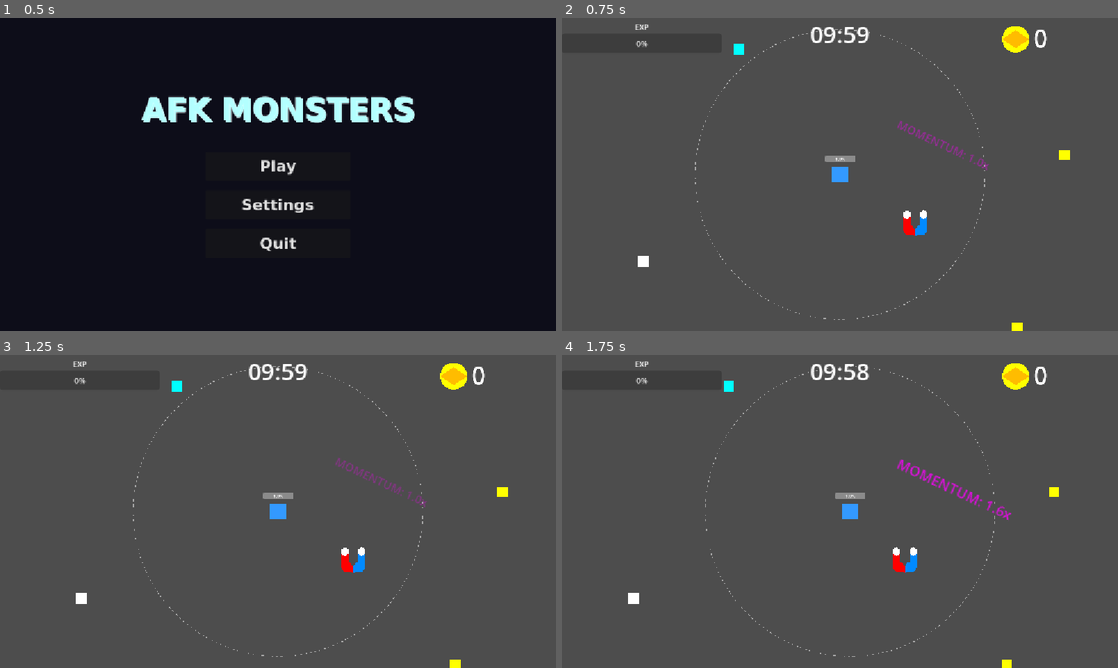
Above: before the commit, frames 1-4 (two rows, left to right).
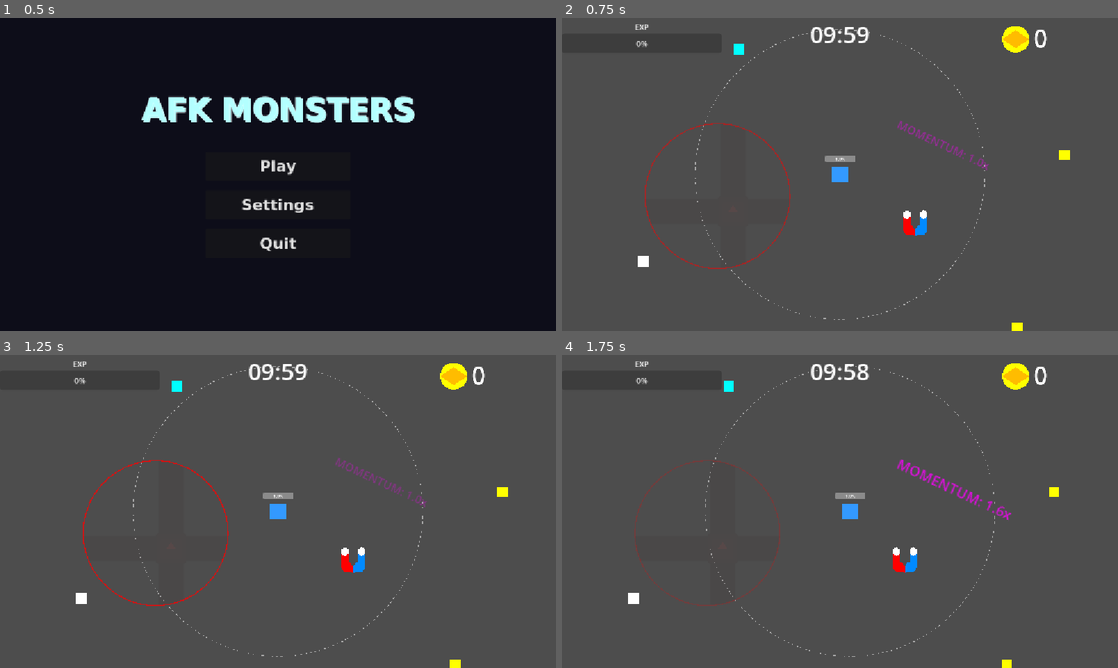
Above: after the commit, the same moments.

Repository: MusTea200/AFKMonsters
Game: Godot game, scene res://MainMenu.tscn
Two runs of this game, one before a commit and one after it. Both use one fixed random seed, a clock stepped at 60 frames per second and the inputs below. The engine's default icon, where the game draws it, is replaced by a stand-in: a white triangle on a blue panel in a dark square.
Inputs (mouse positions are in pixels of both pictures, inside the frame that each line leads up to):
- Up to frame 1 (0.5 s): no input
- Up to frame 2 (0.75 s): click "Play" at 0.5 s
- Up to frame 3 (1.25 s): no input
- Up to frame 4 (1.75 s): tap Enter at 1.25 s; move the mouse to (962, 495) at 1.27 s; hold Right (ui_right) from 1.28 s (still down); tap E at 1.35 s; click (962, 495) at 1.42 s; tap Space at 1.52 s

Frame 1 is identical in both runs. In frame 2, 0.3% of the frame differs, in the area x 14-42%, y 33-81%; in frame 3, 0.3%; in frame 4, 0.3%, in the area x 13-40%, y 33-81%.
Error before the commit: Parse Error: Could not preload resource script "res://Redzone.gd". (res://Enemy.gd:21)

Commit message:
feat: implement missing PoisonPool dot mechanics and integrate with Hexagon enemy
Co-authored-by: MusTea200 <172600404+MusTea200@users.noreply.github.com>

Diff:
--- a/godot_project/Enemy.gd
+++ b/godot_project/Enemy.gd
@@ -18,7 +18,7 @@
 var knockback_decay: float = 10.0
 var audio_player: AudioStreamPlayer2D
 var is_boss: bool = false
-var poison_pool_scene = preload("res://Redzone.gd")
+var poison_pool_scene = preload("res://PoisonPool.tscn")
 var poison_timer: float = 0.0
 enum EnemyType { CIRCLE, TRIANGLE_RANGED, SQUARE_GHOST, PENTAGON_TANK, HEXAGON_POISON, OCTAGON_GRAVITY }
 var type: EnemyType = EnemyType.CIRCLE
@@ -111,7 +111,6 @@
 					if poison_pool_scene:
 						var pool = poison_pool_scene.instantiate()
 						pool.global_position = global_position
-						pool.scale = Vector2(0.5, 0.5) # Smaller than normal redzone
 						get_tree().current_scene.add_child(pool)
 			EnemyType.OCTAGON_GRAVITY:
 				movement = dir * move_speed * 0.8 * delta
--- /dev/null
+++ b/godot_project/PoisonPool.gd
@@ -0,0 +1,46 @@
+extends Area2D
+
+var player: Node2D
+var dot_timer: float = 0.0
+var damage_per_tick: float = 5.0
+var visual: Polygon2D
+
+func _ready() -> void:
+	# Siber Neon Yeşili Polygon2D Görseli
+	visual = Polygon2D.new()
+	var points = PackedVector2Array()
+	var radius = 40.0
+	for i in range(32):
+		var angle = (i / 32.0) * TAU
+		points.append(Vector2(cos(angle), sin(angle)) * radius)
+	visual.polygon = points
+	visual.color = Color(0.2, 1.0, 0.2, 0.6) # Neon green
+	add_child(visual)
+
+	body_entered.connect(_on_body_entered)
+	body_exited.connect(_on_body_exited)
+
+	# 3 Saniyelik Ömür (Fade Out & Die)
+	var tween = create_tween()
+	tween.tween_property(self, "modulate:a", 0.0, 3.0)
+	tween.tween_callback(self.queue_free)
+
+func _process(delta: float) -> void:
+	if is_instance_valid(player):
+		dot_timer += delta
+		if dot_timer >= 1.0: # Her 1 saniyede bir vur
+			dot_timer = 0.0
+			if player.has_method("take_damage"):
+				player.take_damage(damage_per_tick)
+
+func _on_body_entered(body: Node2D) -> void:
+	if body.name == "Player":
+		player = body
+		# Girdiği gibi ilk hasarı vuralım, beklemesin
+		if player.has_method("take_damage"):
+			player.take_damage(damage_per_tick)
+		dot_timer = 0.0
+
+func _on_body_exited(body: Node2D) -> void:
+	if body.name == "Player":
+		player = null
--- /dev/null
+++ b/godot_project/PoisonPool.tscn
@@ -0,0 +1,12 @@
+[gd_scene load_steps=3 format=3]
+
+[ext_resource type="Script" path="res://PoisonPool.gd" id="1_poison"]
+
+[sub_resource type="CircleShape2D" id="CircleShape2D_poison"]
+radius = 40.0
+
+[node name="PoisonPool" type="Area2D"]
+script = ExtResource("1_poison")
+
+[node name="CollisionShape2D" type="CollisionShape2D" parent="."]
+shape = SubResource("CircleShape2D_poison")
--- a/godot_project/Redzone.gd
+++ b/godot_project/Redzone.gd
@@ -9,7 +9,7 @@
 var original_speed: float = 0.0
 var original_regen: float = 0.0
 
-var visual: Sprite2D
+var visual: Polygon2D
 
 func _ready() -> void:
 	add_to_group("redzones")
@@ -132,7 +132,7 @@
 	if is_instance_valid(p) and p.get("active_redzone_count") != null and p.active_redzone_count > 0:
 		return # Hala baska redzone icindeyse debuff i silme!
 	debuff_active = false
-	var p = get_tree().current_scene.find_child("Player", true, false)
+	p = get_tree().current_scene.find_child("Player", true, false)
 	if is_instance_valid(p) and original_speed > 0:
 		p.max_speed = original_speed
 		p.combat_comp.can_yenileme = original_regen
--- a/godot_project/enemy_boss_hexagon.tscn
+++ b/godot_project/enemy_boss_hexagon.tscn
@@ -1,11 +1,10 @@
 [gd_scene format=3 uid="uid://benv0y61lrnpm"]
 
-[ext_resource type="Script" uid="uid://c018locg6c1dy" path="res://EnemyBossHexagon.gd" id="1_fm8xi"]
+[ext_resource type="Script" uid="uid://c018locg6c1dy" path="res://Enemy.gd" id="1_fm8xi"]
 
 [node name="EnemyBossHexagon" type="Area2D" unique_id=82552868]
 process_mode = 1
 script = ExtResource("1_fm8xi")
-
 
 [node name="HealthBar" type="ProgressBar" parent="." unique_id=1177351922]
 anchors_preset = 5
Not shown, added: godot_project/LoopParticle.gd.uid
Not shown, added: godot_project/RedzoneVisual.gd.uid
Not shown, changed: MEMORY.md
